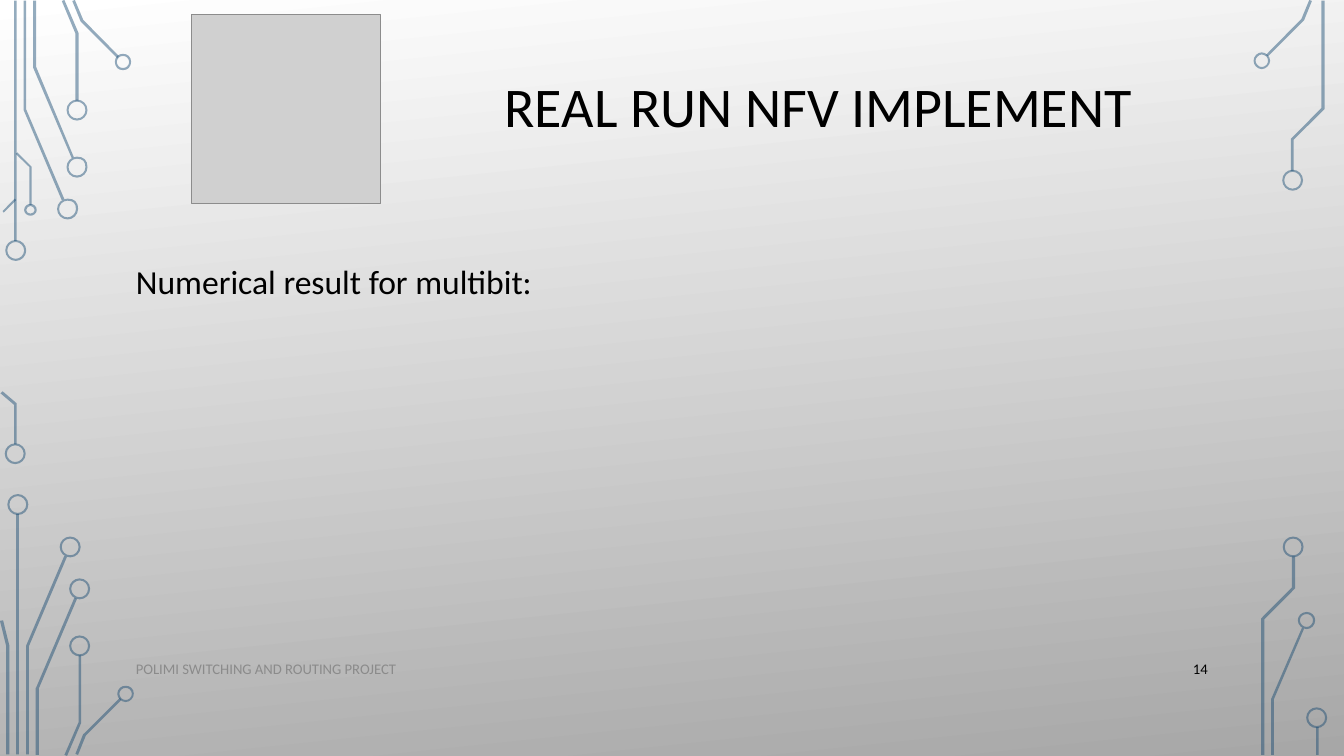
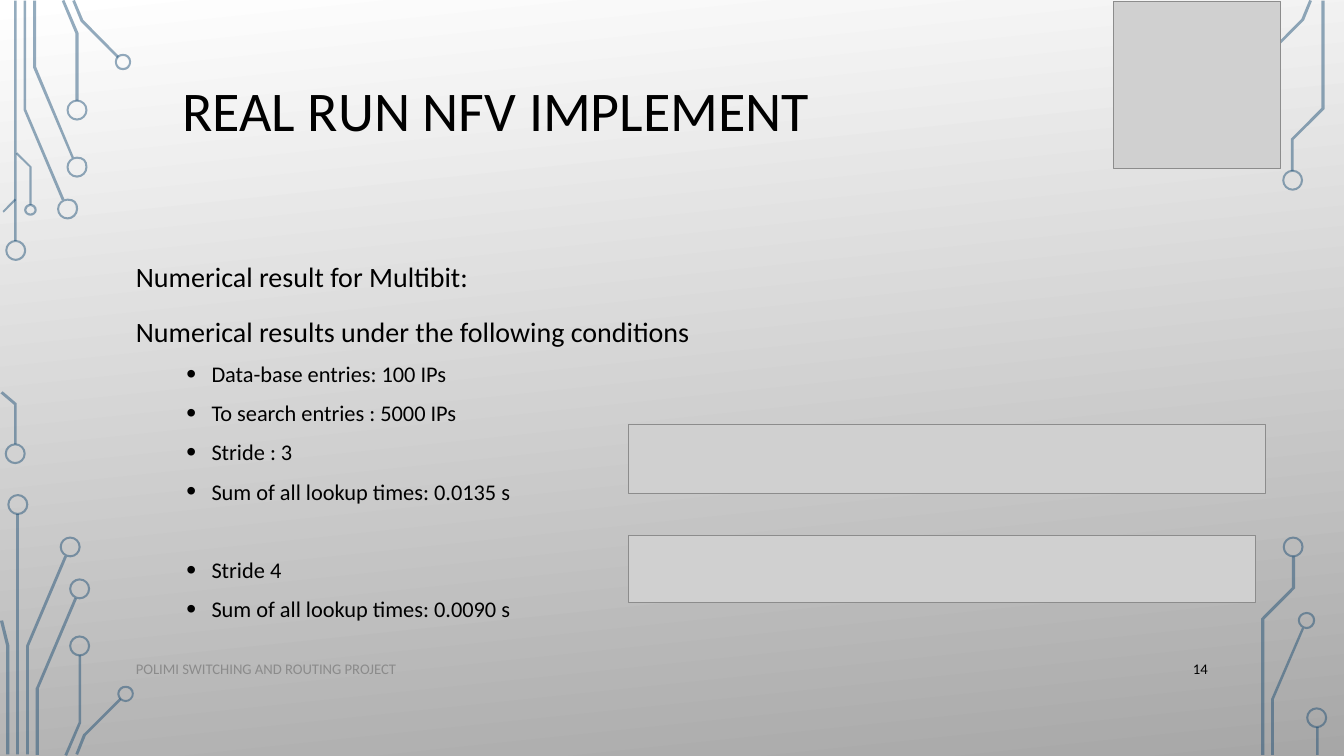
Before and after one commit to ataeiamirhosein/NetFuncVirt, a slide deck: slide 14 of present/Ip_lookup_algorithms.pptx. Drawn at 1344x756 pixels with LibreOffice and Linux fonts; fonts in the diff are those of the drawing; grey boxes stand for pictures; background and template pictures are left out. Boxes give left, top, right and bottom in pixels: in the first picture for what was removed or moved away, otherwise in the second. Text is boxed around its words. In the diff, an @@ line names an element or a change of style, - is before the commit and + after.

```diff
--- a/present/Ip_lookup_algorithms.pptx
+++ b/present/Ip_lookup_algorithms.pptx
@@ picture: place and size @@
-picture at box(192, 15, 381, 205)
+picture at box(1114, 1, 1281, 168)
@@ text "REAL RUN NFV IMPLEMENT": place and size @@
-text "REAL RUN NFV IMPLEMENT" at box(505, 91, 1131, 128)
+text "REAL RUN NFV IMPLEMENT" at box(182, 95, 809, 132)
@@ freeform shape removed at box(1253, 52, 1270, 70) @@
@@ freeform shape removed at box(1253, 52, 1270, 70) @@
@@ text added at box(136, 267, 689, 621), 16 pt, text #000000 @@
+Numerical result for Multibit:
+Numerical results under the following conditions
+  • Data-base entries: 100 IPs
+  • To search entries : 5000 IPs
+  • Stride : 3
+  • Sum of all lookup times: 0.0135 s
+  • Stride 4
+  • Sum of all lookup times: 0.0090 s
@@ text removed at box(136, 270, 531, 295) @@
-Numerical result for multibit:
@@ picture added at box(629, 424, 1266, 494) @@
@@ picture added at box(629, 535, 1256, 603) @@
```
Also in this commit, not shown: 16 other slides changed, 2 slides added.
